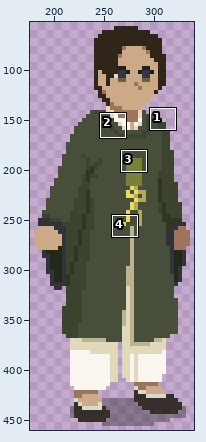
Pixel-art file: Assets/Resources/Art/Sprites/Boater/Animations/Boater.ase. Above, an overview of the earlier version with the close-up marked.
Close-up. Earlier state:
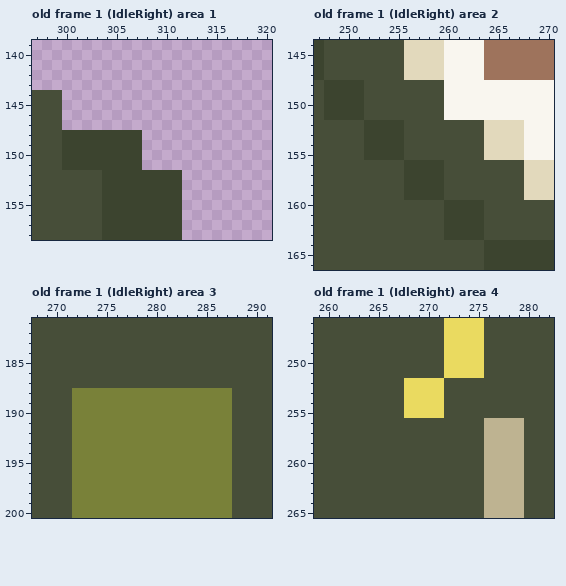
512x512 pixels, 2 frames. Colours within 5 levels of each other are drawn and written as one. Shown: old frame 1 (IdleRight) area 1: x 297..320, y 139..158; old frame 1 (IdleRight) area 2: x 247..270, y 144..166; old frame 1 (IdleRight) area 3: x 268..291, y 181..200; old frame 1 (IdleRight) area 4: x 259..282, y 246..265. The wide view leaves out empty margins. The commit also changed other frames or places, which this record leaves out.
And afterwards:
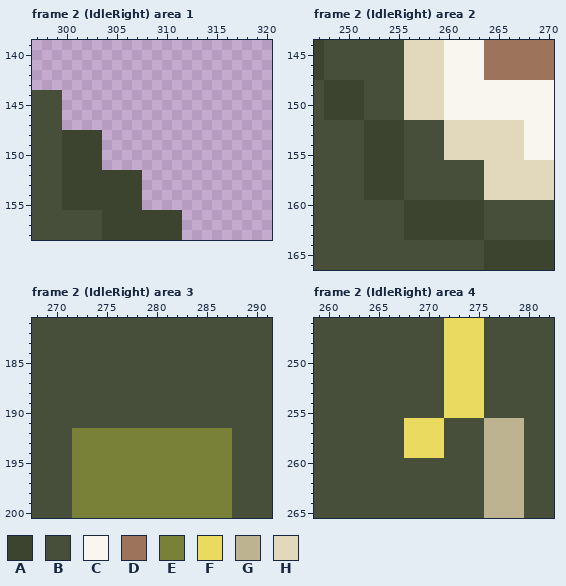
Palette (. is transparent): A #3c442f  B #474e39  C #f9f6ef  D #9e735c  E #798139  F #eada60  G #beb391  H #e2d9bc
A new or re-ordered frame is compared with the old frame closest to it.
Log entry: chore: added male NPC anims
Difference:
layer "NPC3" now hidden
layer "Right/NPC3 animated right" added
frames re-ordered
Frame 2 (IdleRight) area 1 against old frame 1 (IdleRight):
The edit turns colour B into colour A in rows 152 to 155 at x 300 to 303.
The edit erases colour A in rows 148 to 151 at x 304 to 307; in rows 152 to 155 at x 308 to 311.
Frame 2 (IdleRight) area 2 against old frame 1 (IdleRight), layer "Right/NPC3 animated right":
The edit turns colour B into colour A in rows 156 to 159 at x 252 to 255; in rows 160 to 163 at x 256 to 259.
The edit turns colour A into colour B in rows 156 to 159 at x 256 to 259.
The edit turns colour B into colour H in rows 148 to 151 at x 256 to 259; in rows 152 to 155 at x 260 to 263; in rows 156 to 159 at x 264 to 267.
Frame 2 (IdleRight) area 3 against old frame 1 (IdleRight), layer "Right/NPC3 animated right":
The edit turns colour E into colour B in rows 188 to 191 at x 272 to 287.
Frame 2 (IdleRight) area 4 against old frame 1 (IdleRight), layer "Right/NPC3 animated right":
The edit turns colour F into colour B in rows 252 to 255 at x 268 to 271.
The edit turns colour B into colour F in rows 252 to 255 at x 272 to 275; in rows 256 to 259 at x 268 to 271.
